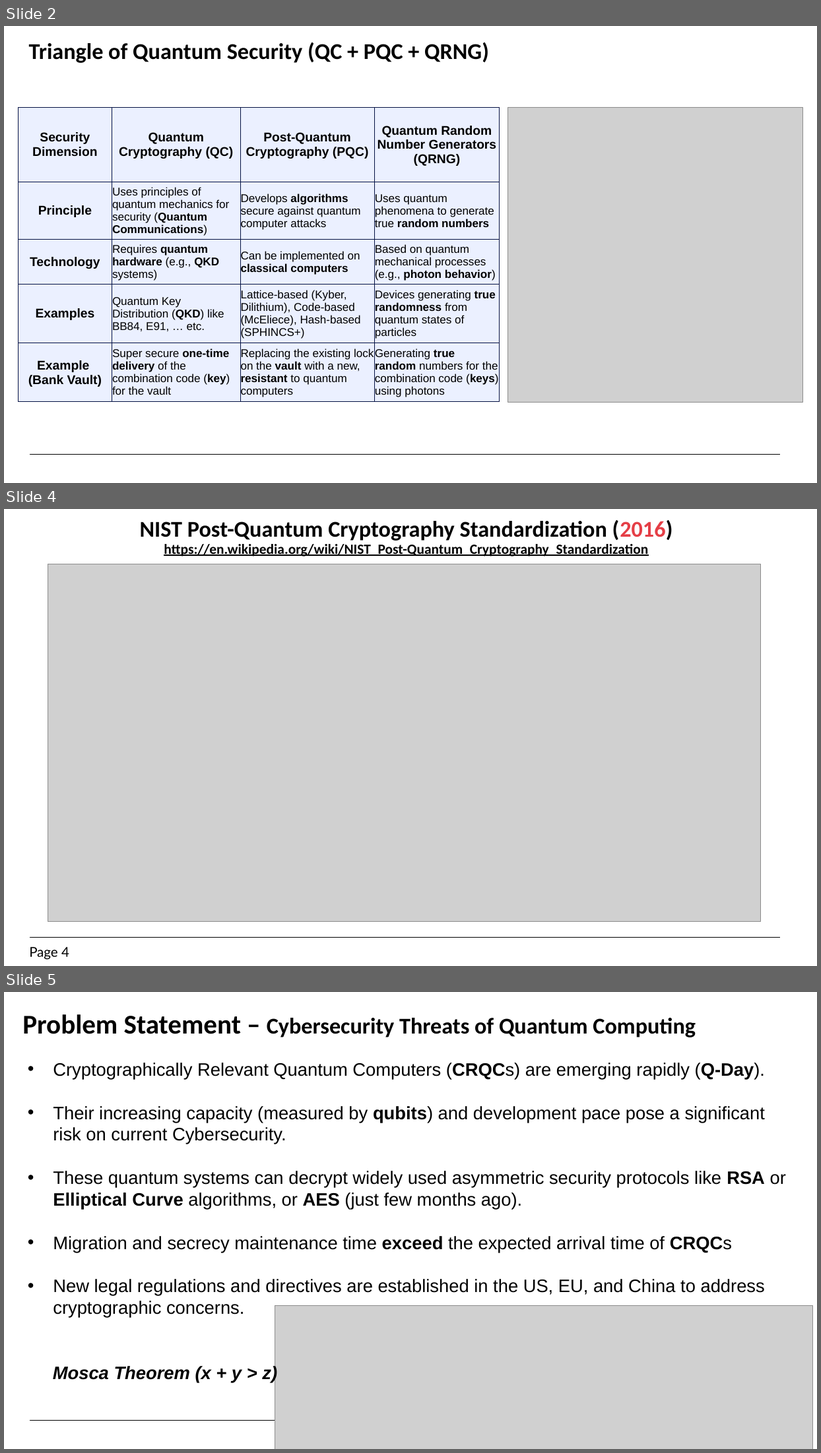
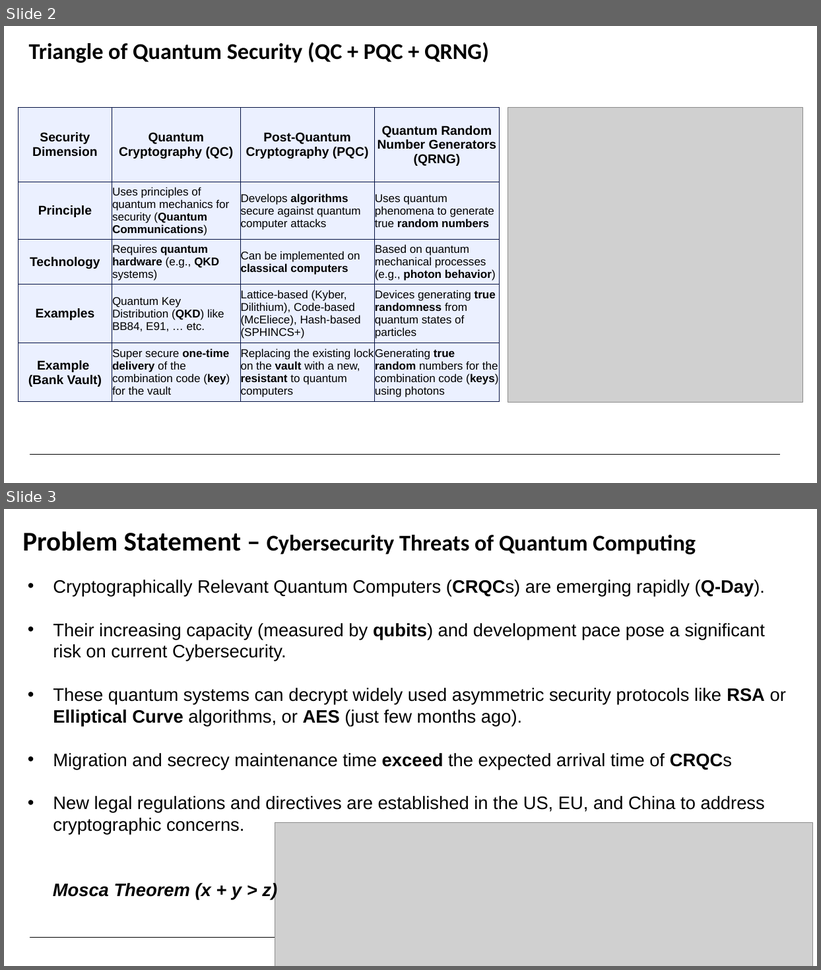
Before and after one commit to kibrahim757/EGQCC, a slide deck: Presentations/5.Quantum Risk Assesment.pptx. Shown one above the other, each under a label of ours: slides 2, 4 and 5 before the commit, slides 2 and 3 after it; the slides between them are not shown. The pictures are 821x1453 and 821x970 pixels, drawn with LibreOffice and Linux fonts; fonts in the diff are those of the drawing; grey boxes stand for pictures; background and template pictures are left out. Boxes give left, top, right and bottom in pixels: in the first picture for what was removed or moved away, otherwise in the second. Text is boxed around its words. In the diff, an @@ line names an element or a change of style, - is before the commit and + after.

```diff
--- a/Presentations/5.Quantum Risk Assesment.pptx
+++ b/Presentations/5.Quantum Risk Assesment.pptx
@@ slide 4 removed at (4, 509, 817, 966), background #FFFFFF; not listed: 1 template element that a slide beside it also shows @@
@@ title removed at (140, 520, 673, 557) @@
-NIST Post-Quantum Cryptography Standardization (2016)
-https://en.wikipedia.org/wiki/NIST_Post-Quantum_Cryptography_Standardization
@@ picture removed at (48, 564, 761, 921) @@
@@ page number removed at (29, 947, 69, 960) @@
-Page 4
@@ what was slide 5 is now slide 3 @@
```
Also in this commit, not shown: 2 slides changed, 1 slide added, 3 other slides removed.
